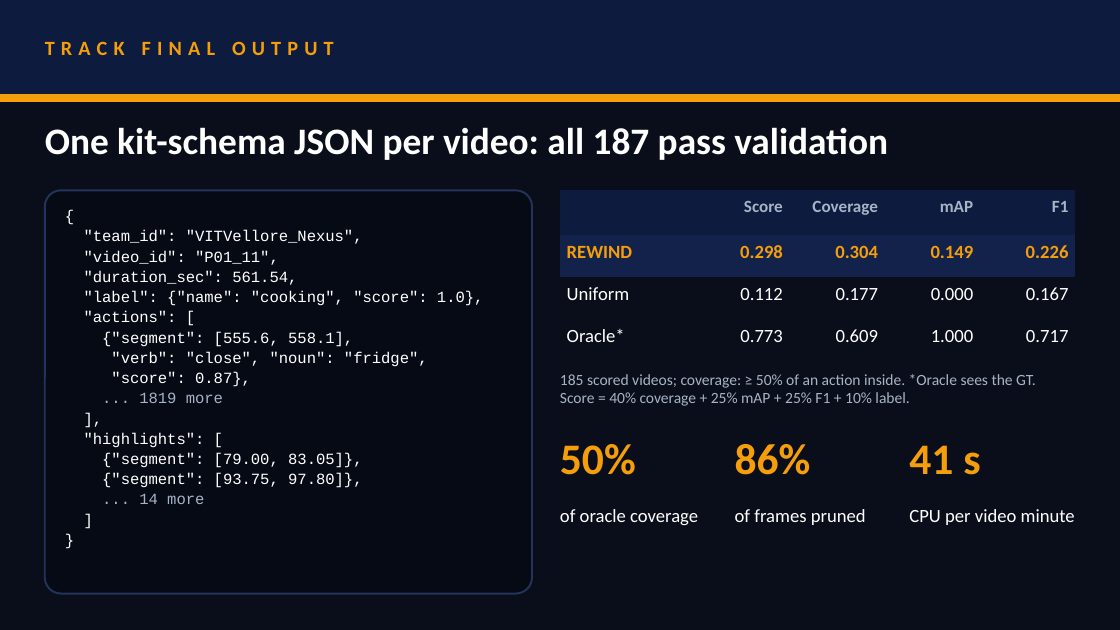
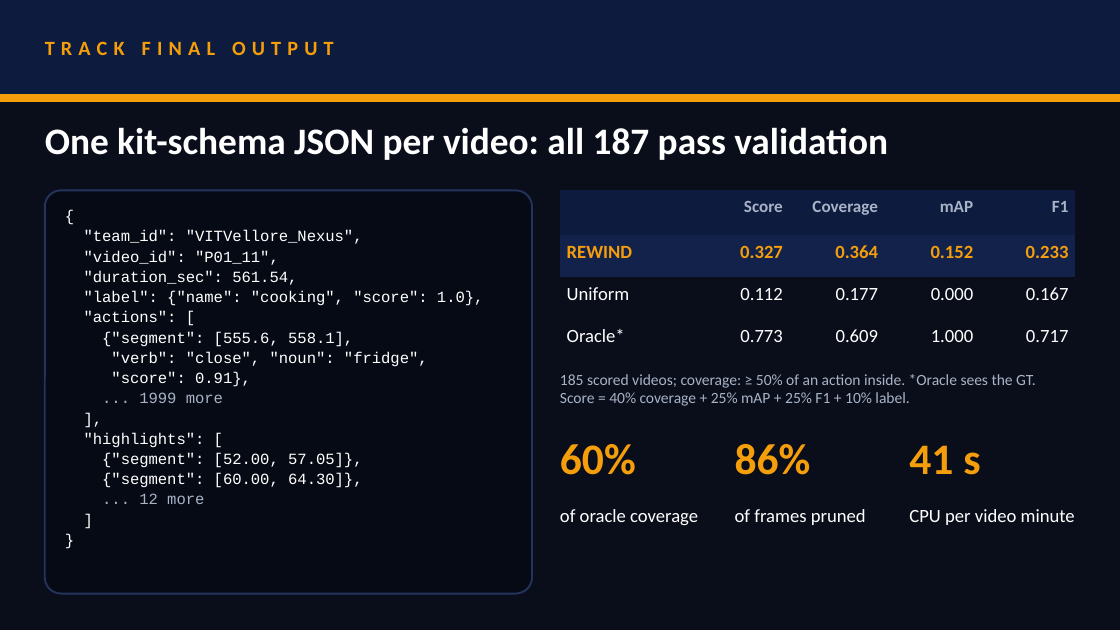
Before and after one commit to prakartii/samsung-xr-hackathon, a slide deck: slide 5 of docs/VITVellore_Nexus.pptx. Drawn at 1120x630 pixels with LibreOffice and Linux fonts; fonts in the diff are those of the drawing. Boxes give left, top, right and bottom in pixels: in the first picture for what was removed or moved away, otherwise in the second. Text is boxed around its words. In the diff, an @@ line names an element or a change of style, - is before the commit and + after.

```diff
--- a/docs/VITVellore_Nexus.pptx
+++ b/docs/VITVellore_Nexus.pptx
@@ table at (560,190,1075,358) @@
-row 2: REWIND | 0.298 | 0.304 | 0.149 | 0.226
+row 2: REWIND | 0.327 | 0.364 | 0.152 | 0.233
@@ text at (111,372,251,403): text changed @@
-"score": 0.87},
-... 1819 more
+"score": 0.91},
+... 1999 more
@@ text at (560,444,636,475): text changed @@
-50%
+60%
@@ text at (102,453,362,504): text changed @@
-{"segment": [79.00, 83.05]},
-{"segment": [93.75, 97.80]},
-... 14 more
+{"segment": [52.00, 57.05]},
+{"segment": [60.00, 64.30]},
+... 12 more
```
Also in this commit, not shown: 2 other slides changed, 2 other files.
